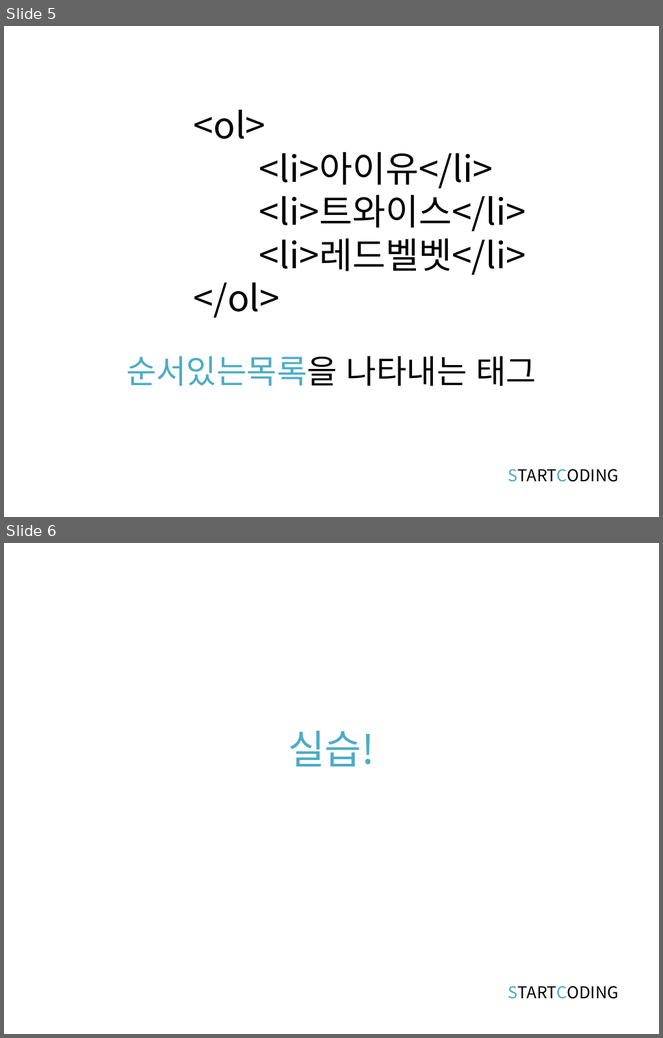
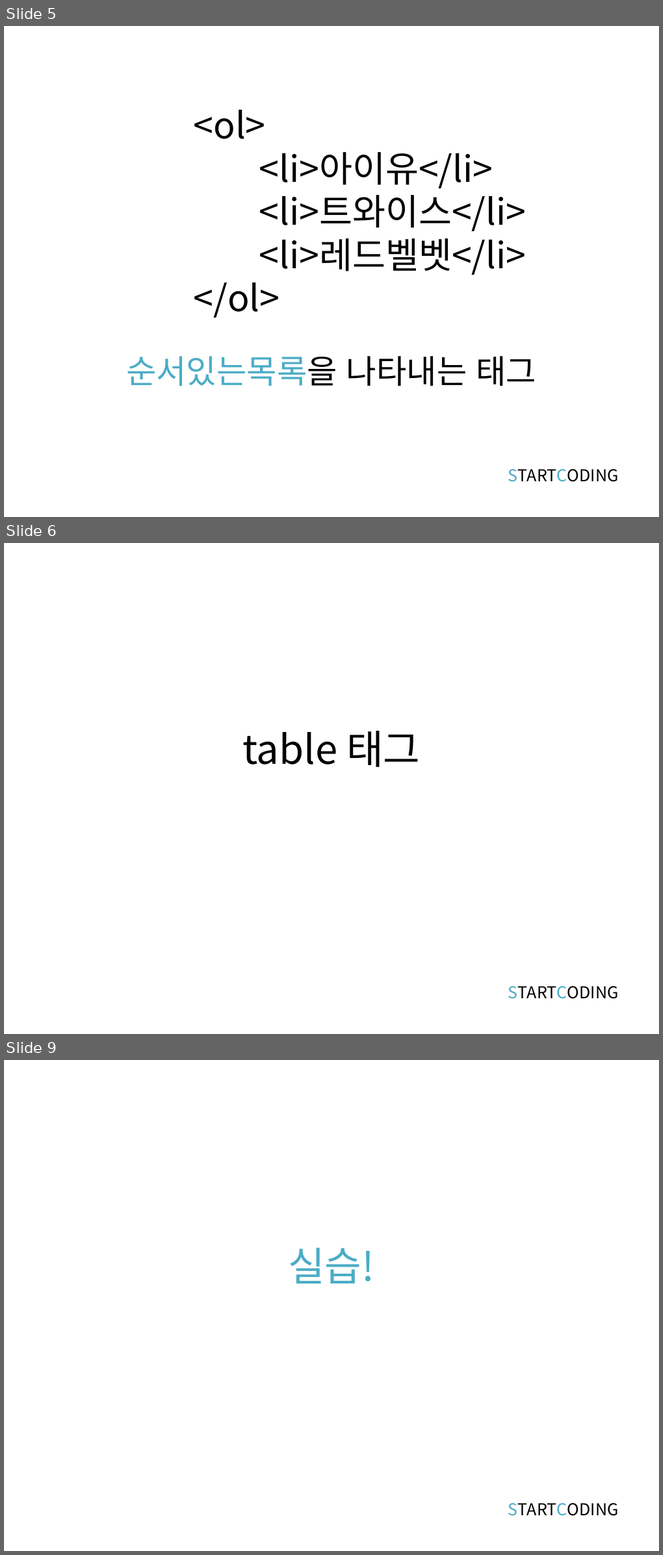
Before and after one commit to kwonkijun/web, a slide deck: 프론트엔드기초(PPT)/HTML5 4강_목록태그.pptx. Shown one above the other, each under a label of ours: slides 5 and 6 before the commit, slides 5, 6 and 9 after it; the slides between them are not shown. The pictures are 663x1038 and 663x1555 pixels, drawn with LibreOffice and Linux fonts; fonts in the diff are those of the drawing. Boxes give left, top, right and bottom in pixels: in the first picture for what was removed or moved away, otherwise in the second. Text is boxed around its words. In the diff, an @@ line names an element or a change of style, - is before the commit and + after.

```diff
--- a/프론트엔드기초(PPT)/HTML5 4강_목록태그.pptx
+++ b/프론트엔드기초(PPT)/HTML5 4강_목록태그.pptx
@@ slide 6 added at (4,543,659,1034), background #FFFFFF @@
@@ title added at (243,731,420,767), 44 pt, text #000000 @@
+table 태그
@@ text added at (508,986,619,999), 18 pt, text #000000 @@
+STARTCODING
@@ what was slide 6 is now slide 9 @@
```
Also in this commit, not shown: 1 slide changed, 2 other slides added, 30 other files.
